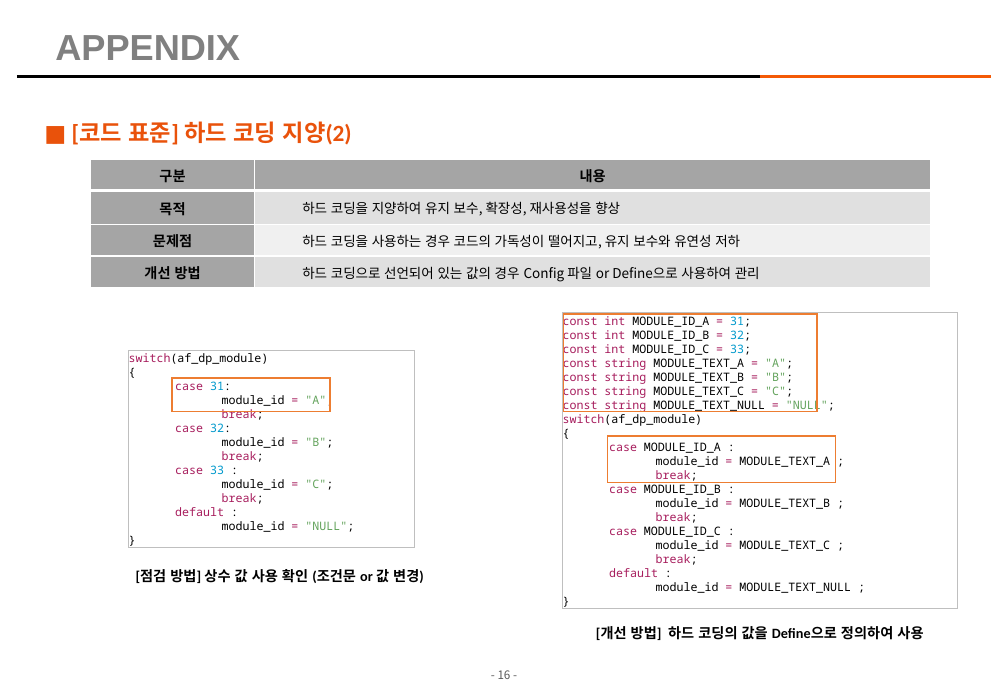
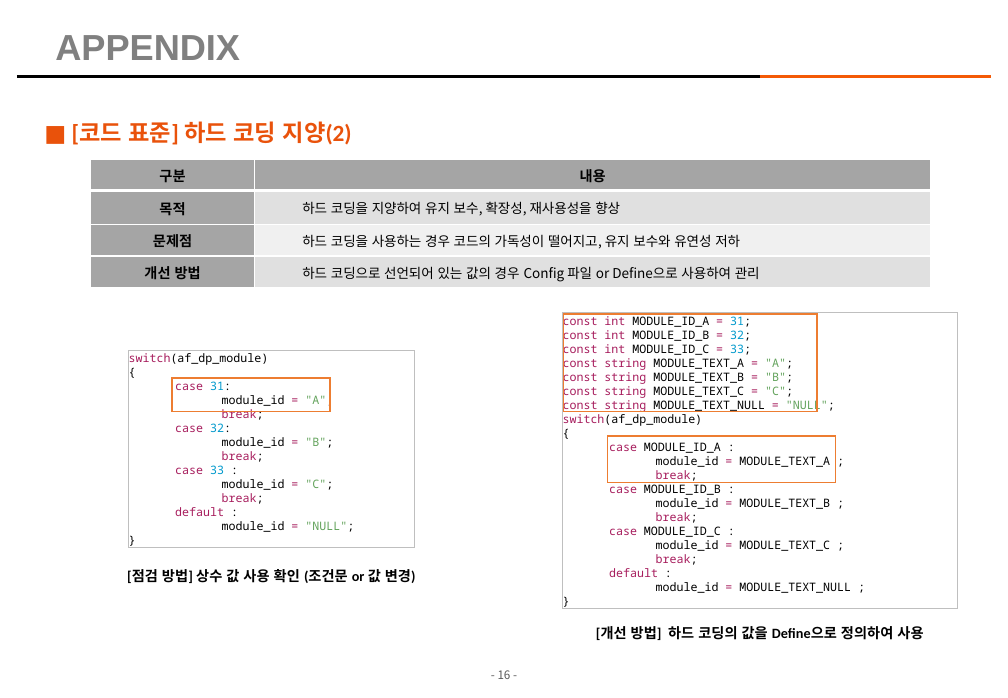
Before and after one commit to kimhopepa/PythonPjt, a slide deck: slide 16 of CodeReviewTool/doc/CodeReview_점검_Tool_매뉴얼.pptx. Drawn at 1008x698 pixels with LibreOffice and Linux fonts; fonts in the diff are those of the drawing; background and template pictures are left out. Boxes give left, top, right and bottom in pixels: in the first picture for what was removed or moved away, otherwise in the second. Text is boxed around its words. In the diff, an @@ line names an element or a change of style, - is before the commit and + after.

```diff
--- a/CodeReviewTool/doc/CodeReview_점검_Tool_매뉴얼.pptx
+++ b/CodeReviewTool/doc/CodeReview_점검_Tool_매뉴얼.pptx
@@ text "[점검 방법] 상수 값 사용 ...": place and size @@
-text "[점검 방법] 상수 값 사용 ..." at <box>136,569,424,583</box>
+text "[점검 방법] 상수 값 사용 ..." at <box>127,569,416,585</box>
```
Also in this commit, not shown: 2 other slides changed, 5 other files.
